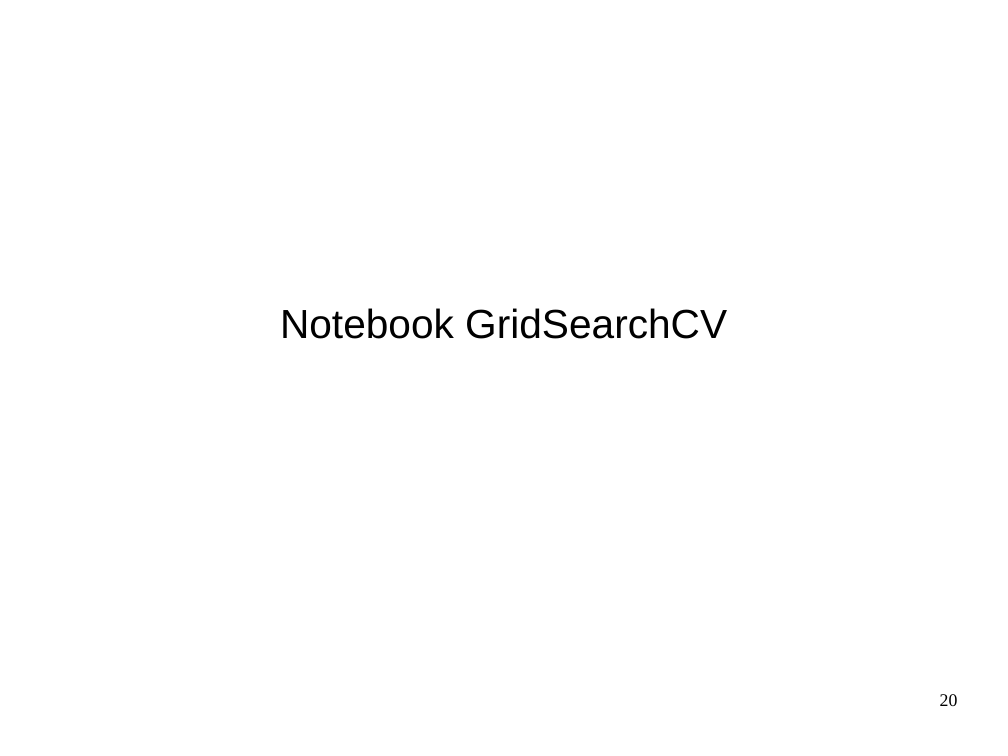
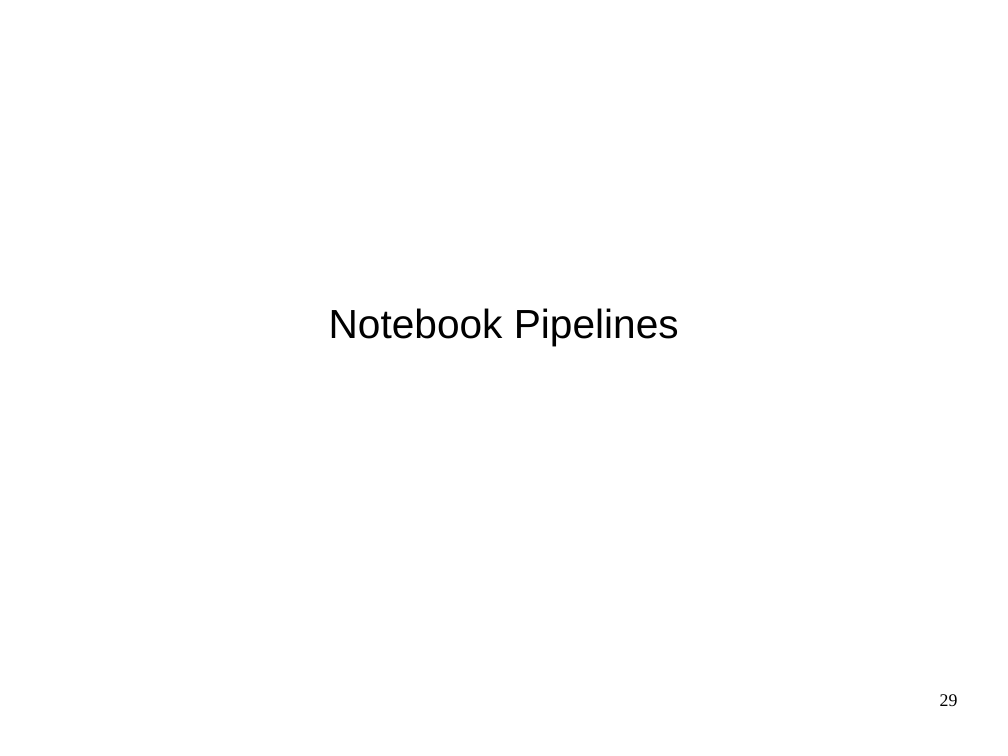
Before and after one commit to amueller/advanced-sklearn-boston-nlp-2016, a slide deck: slide 29 of pydata-amsterdam-advanced-sklearn.odp (slide 20 before the commit). Drawn at 1008x756 pixels with LibreOffice and Linux fonts; fonts in the diff are those of the drawing. Boxes give left, top, right and bottom in pixels: in the first picture for what was removed or moved away, otherwise in the second. Text is boxed around its words. In the diff, an @@ line names an element or a change of style, - is before the commit and + after.

Commit message:
update some notebooks

```diff
--- a/pydata-amsterdam-advanced-sklearn.odp
+++ b/pydata-amsterdam-advanced-sklearn.odp
@@ subtitle at <box>329,308,679,346</box>: text changed @@
-Notebook GridSearchCV
+Notebook Pipelines
@@ page number at <box>940,694,958,706</box>: text changed @@
-20
+29
```
Also in this commit, not shown: 5 other slides changed, 1 slide added, 6 slides removed, 5 other files.
